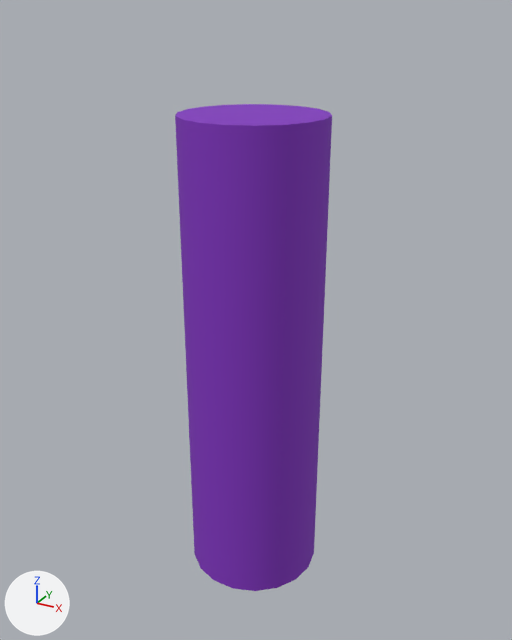
What one commit did to the OBJ model Models/Pepinillo.obj.
One viewpoint serves both versions: a 50 mm camera at (4.54, -8.19, 8.23) aimed at (-0.06, 0.18, 4.04). The lights are fixed; the arrows at lower left show +X, +Y and +Z. Where no turn or scale is listed for an object, it has been applied to the vertices.

The older version as bpy lines, for what is in view:
```python
me_cylinder001 = bpy.data.meshes.new('Cylinder001')
me_cylinder001.from_pydata(...)  # 108 vertices, 212 faces; spans x -1.0..1.0, y -0.98..0.98, z 0.0..7.0
me_cylinder001.materials.append(mat_wire_057008136)  # purple #8232c1
ob_cylinder001 = bpy.data.objects.new('Cylinder001', me_cylinder001)
ob_cylinder001.location = (0.0, 0.0, 0.0)
```
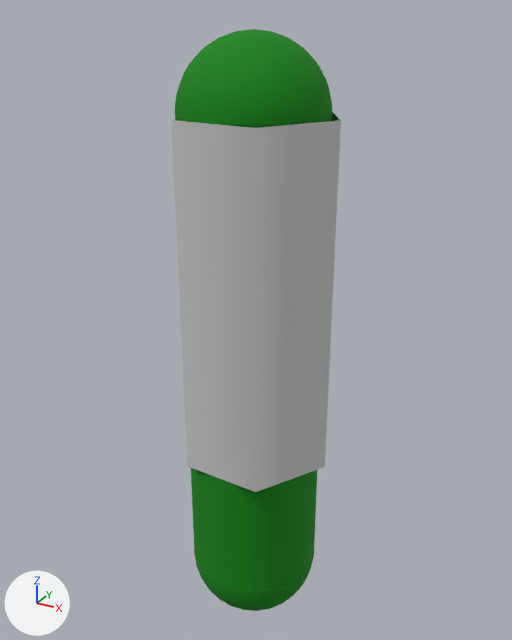
The change, as a diff of the scene's bpy script:
```diff
--- a/Models/Pepinillo.obj.py
+++ b/Models/Pepinillo.obj.py
@@ img_picklegreen_tga @@
+img_picklegreen_tga = load_image('PickleGreen.tga', 'maps/PickleGreen.tga', 1024, 1024, 'sRGB')
@@ mat_material__3 @@
+mat_material__3 = principled_material('Material__3')
+mat_material__3.texture = img_picklegreen_tga
+mat_material__3.roughness = 0.9
@@ mat_material__2 @@
+mat_material__2 = principled_material('Material__2')
+mat_material__2.base_color = (0.588, 0.588, 0.588)  # light grey #cacaca
+mat_material__2.roughness = 0.9
@@ me_cylinder001 @@
 me_cylinder001.from_pydata(...)  # 108 vertices, 212 faces; spans x -1.0..1.0, y -0.98..0.98, z 0.0..7.0
-me_cylinder001.materials.append(mat_wire_057008136)  # purple #8232c1
+me_cylinder001.materials.append(mat_material__3)  # picture img_picklegreen_tga
@@ me_sphere002 @@
+me_sphere002.from_pydata(...)  # 512 vertices, 1020 faces; spans x -1.0..1.0, y -1.0..1.0, z 7.0..8.0
+me_sphere002.materials.append(mat_material__3)  # picture img_picklegreen_tga
@@ me_sphere001 @@
+me_sphere001.from_pydata(...)  # 512 vertices, 1020 faces; spans x -1.0..1.0, y -1.0..1.0, z -1.0..0.0
+me_sphere001.materials.append(mat_material__3)  # picture img_picklegreen_tga
@@ me_plane001 @@
+me_plane001.from_pydata(...)  # 25 vertices, 32 faces; spans x -0.6..1.2, y -1.02..1.02, z 2.0..7.0
+me_plane001.materials.append(mat_material__2)  # its picture is missing
@@ ob_sphere002 @@
+ob_sphere002 = bpy.data.objects.new('Sphere002', me_sphere002)
+ob_sphere002.location = (0.0, 0.0, 0.0)
@@ ob_sphere001 @@
+ob_sphere001 = bpy.data.objects.new('Sphere001', me_sphere001)
+ob_sphere001.location = (0.0, 0.0, 0.0)
@@ ob_plane001 @@
+ob_plane001 = bpy.data.objects.new('Plane001', me_plane001)
+ob_plane001.location = (0.0, 0.0, 0.0)
```

Changed parts and their boxes (x1, y1, x2, y2) in the pictures (512 x 640 px):
'Cylinder001', recoloured
    both: (175, 104, 332, 591)
'Plane001', added
    after: (171, 112, 341, 492)
'Sphere002', added (green)
    after: (175, 29, 332, 126)
'Sphere001', added (green)
    after: (195, 554, 314, 611)
